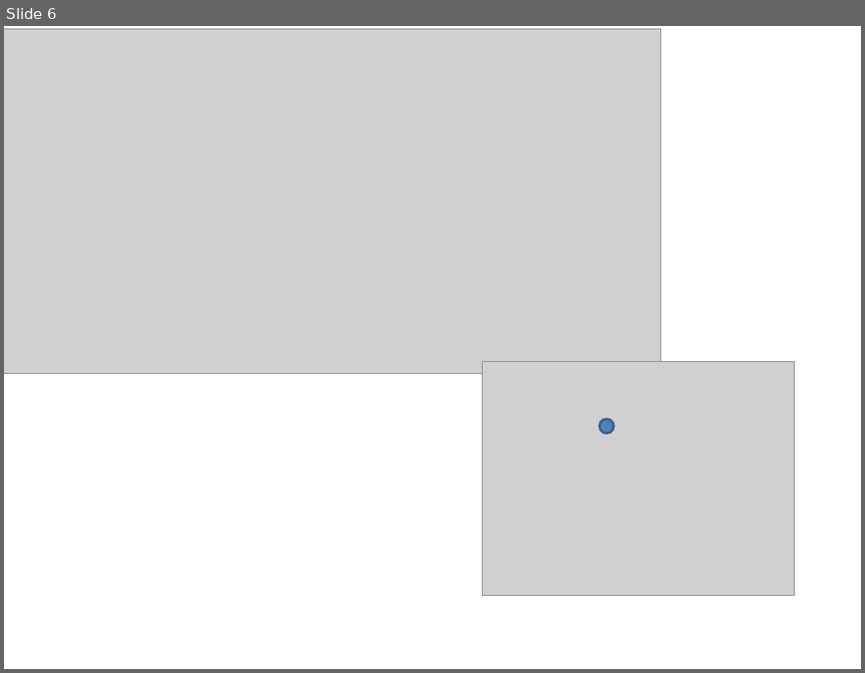
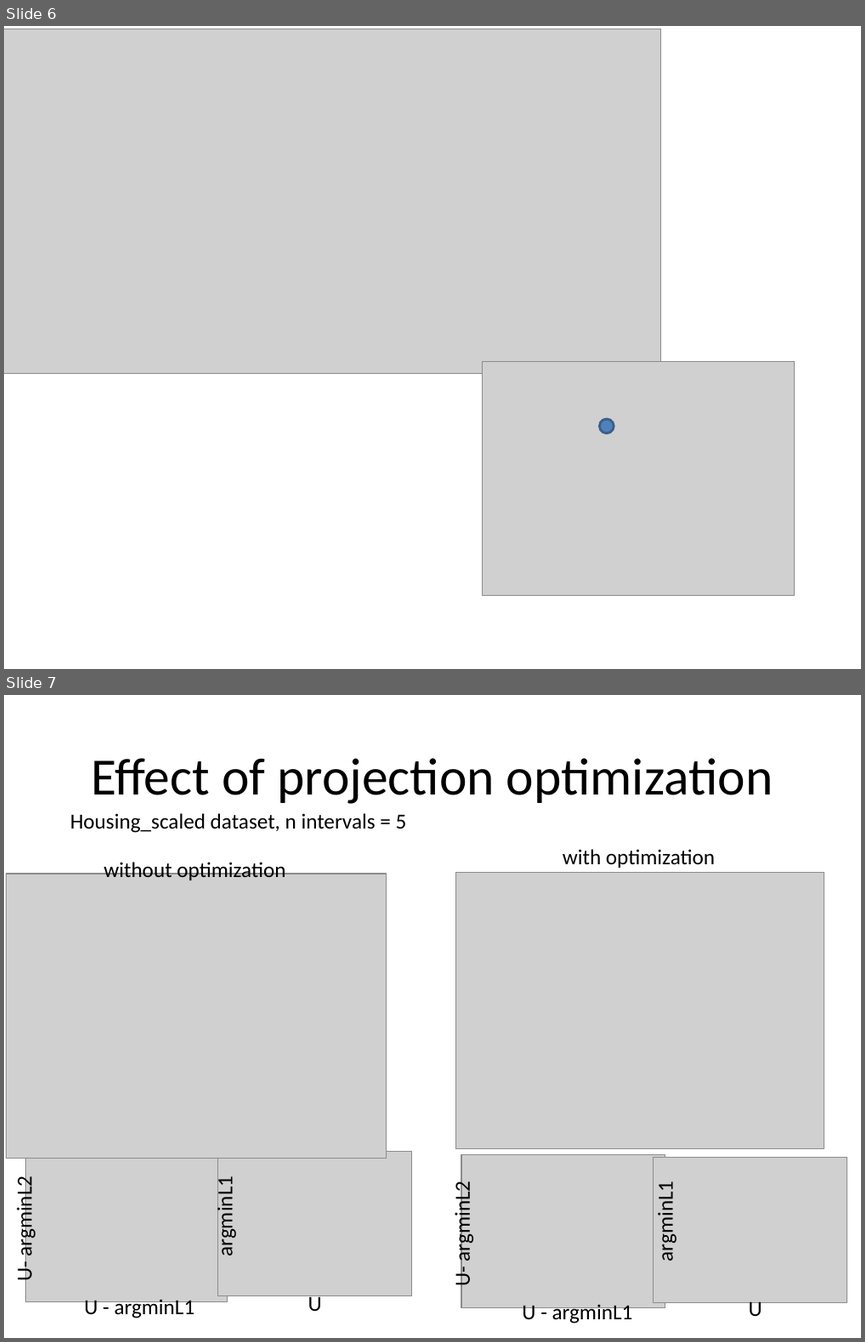
Before and after one commit to sysbio-curie/PQSQ-DataApproximators, a slide deck: slides/PQSQ_Results.pptx. Shown one above the other, each under a label of ours: slide 6 before the commit, slides 6 and 7 after it. The pictures are 865x673 and 865x1342 pixels, drawn with LibreOffice and Linux fonts; fonts in the diff are those of the drawing; grey boxes stand for pictures. Boxes give left, top, right and bottom in pixels: in the first picture for what was removed or moved away, otherwise in the second. Text is boxed around its words. In the diff, an @@ line names an element or a change of style, - is before the commit and + after.

Commit message:
Optimizing projections for global minimum

```diff
--- a/slides/PQSQ_Results.pptx
+++ b/slides/PQSQ_Results.pptx
@@ slide 7 added at bbox=[4, 695, 861, 1338], background #FFFFFF @@
@@ title added at bbox=[91, 758, 773, 804], 44 pt, text #000000 @@
+Effect of projection optimization
@@ text added at bbox=[70, 813, 407, 833], 18 pt, text #000000 @@
+Housing_scaled dataset, n intervals = 5
@@ text added at bbox=[103, 860, 285, 880], 18 pt, text #000000 @@
+without optimization
@@ picture added at bbox=[455, 873, 824, 1148] @@
@@ text added at bbox=[562, 849, 715, 868], 18 pt, text #000000 @@
+with optimization
@@ picture added at bbox=[7, 873, 386, 1157] @@
@@ picture added at bbox=[25, 1151, 227, 1302] @@
@@ picture added at bbox=[218, 1151, 412, 1296] @@
@@ picture added at bbox=[461, 1155, 664, 1308] @@
@@ picture added at bbox=[653, 1157, 846, 1302] @@
@@ text added at bbox=[12, 1183, 38, 1281], 18 pt, text #000000 @@
+U- argminL2
@@ text added at bbox=[212, 1183, 239, 1253], 18 pt, text #000000 @@
+argminL1
@@ text added at bbox=[449, 1188, 476, 1287], 18 pt, text #000000 @@
+U- argminL2
@@ text added at bbox=[653, 1188, 679, 1259], 18 pt, text #000000 @@
+argminL1
@@ text added at bbox=[84, 1297, 195, 1318], 18 pt, text #000000 @@
+U - argminL1
@@ text added at bbox=[308, 1293, 322, 1311], 18 pt, text #000000 @@
+U
@@ text added at bbox=[522, 1304, 633, 1324], 18 pt, text #000000 @@
+U - argminL1
@@ text added at bbox=[749, 1298, 762, 1316], 18 pt, text #000000 @@
+U
```
Also in this commit, not shown: 4 other files.
